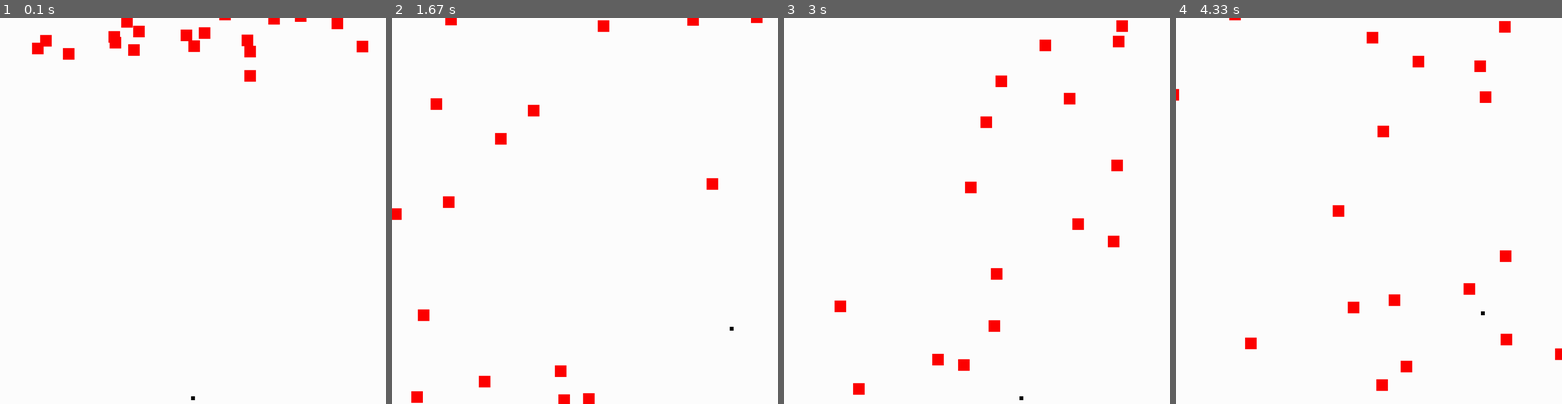
Above: before the commit, frames 1-4 (left to right).
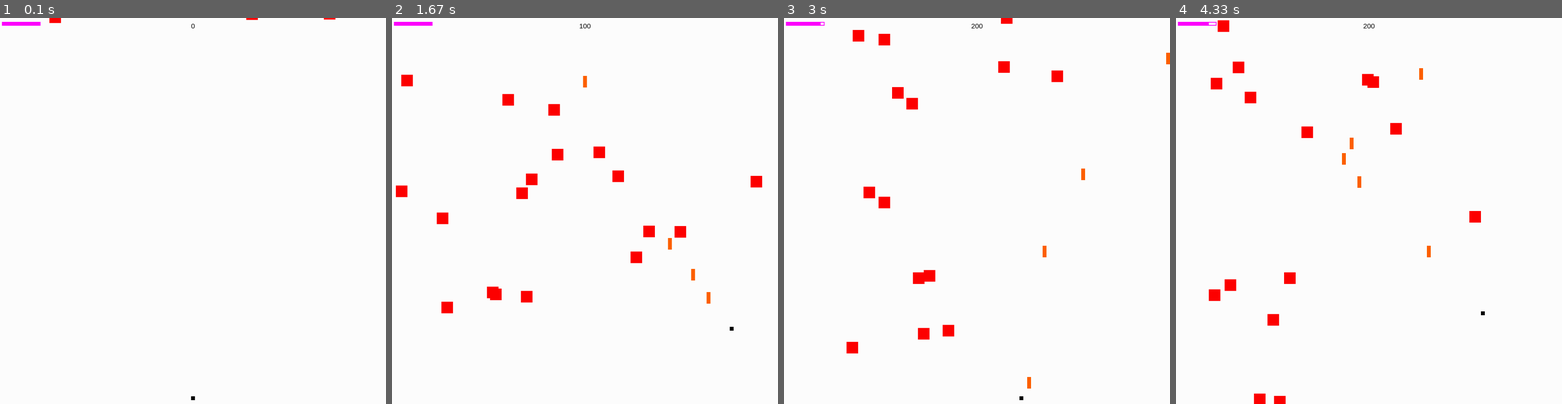
Above: after the commit, the same moments.

Repository: smallwater94/pygame-1
Game: pygame game, started from pygame_1/main.py
Same seed, same stepped clock (60 frames per second), same inputs: the game is played once before the commit and once after it.
Inputs:
- Up to frame 1 (0.1 s): no input
- Up to frame 2 (1.67 s): tap Space at 0.33, 0.73, 1.03, 1.23, 1.57 s; hold D 0.67-1.13 s; hold W 1.17-1.47 s; hold D from 1.5 s (still down)
- Up to frame 3 (3 s): tap Space at 1.87, 2.07, 2.37, 2.63, 2.97 s; release D at 1.97 s; hold A 2-2.53 s; hold S 2.57-2.87 s; hold A from 2.9 s (still down)
- Up to frame 4 (4.33 s): tap Space at 3.27, 3.4, 3.8, 4.1 s; release A at 3.3 s; hold W 3.33-3.7 s; hold D from 3.73 s (still down)

The runs differ from the first frame. In frame 1, 1.7% of the frame differs, in the area x 0-96%, y 0-17%; in frame 2, 3.3%, in the area x 0-96%, y 0-100%; in frame 3, 3.1%; in frame 4, 3.2%.

Commit message:
Add more.

Diff:
--- a/pygame_1/main.py
+++ b/pygame_1/main.py
@@ -1,5 +1,5 @@
 import pygame
-import  random
+import random
 
 # 初始化
 pygame.init()
@@ -20,11 +20,33 @@
 
 # 各類顏色
 WHITE = (255, 255, 255)
+BLACK = (0, 0, 0)
 GREEN = (0, 255, 0)
-BLACK = (0, 0, 0)
 RED = (255, 0, 0)
+ORANGE = (255, 97, 0)
+Green = (255, 0, 255)
+# 字體載入
+font_name = pygame.font.match_font('arial')
 
 
+def draw_text(surf, text, size, x, y):
+    font = pygame.font.Font(font_name, size)
+    text_surface = font.render(text, True, BLACK)
+    text_rect = text_surface.get_rect()
+    text_rect.centerx = x
+    text_rect.top = y
+    surf.blit(text_surface, text_rect)
+
+def draw_health(surf, hp, x, y):
+    if hp < 0:
+        hp = 0
+    BAR_LENGTH = 100
+    BAR_HIGHT = 10
+    fill = (hp/100)*BAR_LENGTH
+    outline_recy = pygame.Rect(x, y, BAR_LENGTH, BAR_HIGHT)
+    fill_rect = pygame.Rect(x, y, fill, BAR_HIGHT)
+    pygame.draw.rect(surf, Green, fill_rect)
+    pygame.draw.rect(surf, Green, outline_recy, 2)
 
 # 物件
 class Player(pygame.sprite.Sprite):
@@ -36,6 +58,7 @@
         self.rect.centerx = WIDTH / 2
         self.rect.bottom = HIGH - 10
         self.speed = 10
+        self.helf = 100
 
     def update(self):
         key_pressed = pygame.key.get_pressed()
@@ -57,6 +80,12 @@
         if self.rect.bottom > HIGH:
             self.rect.bottom = HIGH
 
+    def shoot(self):
+        bullet = Bullet(self.rect.centerx, self.rect.top)
+        all_sprites.add((bullet))
+        bullets.add(bullet)
+
+
 class Rock(pygame.sprite.Sprite):
     def __init__(self):
         pygame.sprite.Sprite.__init__(self)
@@ -68,8 +97,8 @@
         self.rect = self.image.get_rect()
         self.rect.x = random.randrange(0, WIDTH - self.width)
         self.rect.y = random.randrange(-100, -40)
-        self.speedy = random.randrange(10, 40)
-        self.speedx = random.randrange(-10, 10)
+        self.speedy = random.randrange(2, 10)
+        self.speedx = random.randrange(-2, 2)
 
     def update(self):
         self.rect.y += self.speedy
@@ -77,32 +106,77 @@
         if self.rect.top > HIGH:
             self.rect.x = random.randrange(0, WIDTH - self.width)
             self.rect.y = random.randrange(-100, -40)
-            self.speedy = random.randrange(10, 40)
-            self.speedx = random.randrange(-10, 10)
+            self.speedy = random.randrange(2, 10)
+            self.speedx = random.randrange(-2, 2)
+
+
+class Bullet(pygame.sprite.Sprite):
+    def __init__(self, x, y):
+        pygame.sprite.Sprite.__init__(self)
+        self.n = 0
+        self.width = 10
+        self.high = 30
+        self.image = pygame.Surface((self.width, self.high))
+        self.image.fill(ORANGE)
+        self.rect = self.image.get_rect()
+        self.rect.centerx = x
+        self.rect.bottom = y
+        self.speed = -10
+
+    def update(self):
+        self.rect.y += self.speed
+        if self.rect.bottom < 0:
+            self.kill()
+
 
 # 物件群組，所有物件聽命於此
 all_sprites = pygame.sprite.Group()
+rocks = pygame.sprite.Group()
+bullets = pygame.sprite.Group()
+players = pygame.sprite.Group()
 player = Player()
 all_sprites.add(player)
+players.add(player)
 for i in range(20):
     rock = Rock()
     all_sprites.add(rock)
+    rocks.add(rock)
 
 # 遊戲狀態
 running = True
 # 遊戲迴圈
+
+score = 0
+
 while running:
     clock.tick(FPS)  # 遊戲FPS
     # 取得輸入
     for event in pygame.event.get():  # 如果點擊右上角的叉叉則結束遊戲
         if event.type == pygame.QUIT:
             running = False
+        elif event.type == pygame.KEYDOWN:
+            if event.key == pygame.K_SPACE:
+                player.shoot()
     # 更新遊戲
     all_sprites.update()
+    hits = pygame.sprite.groupcollide(rocks, bullets, True, True)
+    for hit in hits:
+        score += 100
+        r = Rock()
+        all_sprites.add(r)
+        rocks.add(r)
+
+    hits = pygame.sprite.groupcollide(players, rocks, False, True)
+    for hit in hits:
+        player.helf -= 10
+        if player.helf <= 0:
+            running = False
 
     # 畫面顯示
     screen.fill(WHITE)
     all_sprites.draw(screen)
+    draw_text(screen, str(score), 18, WIDTH / 2, 10)
+    draw_health(screen, player.helf, 5, 10)
     pygame.display.update()
 
 # 遊戲結束
